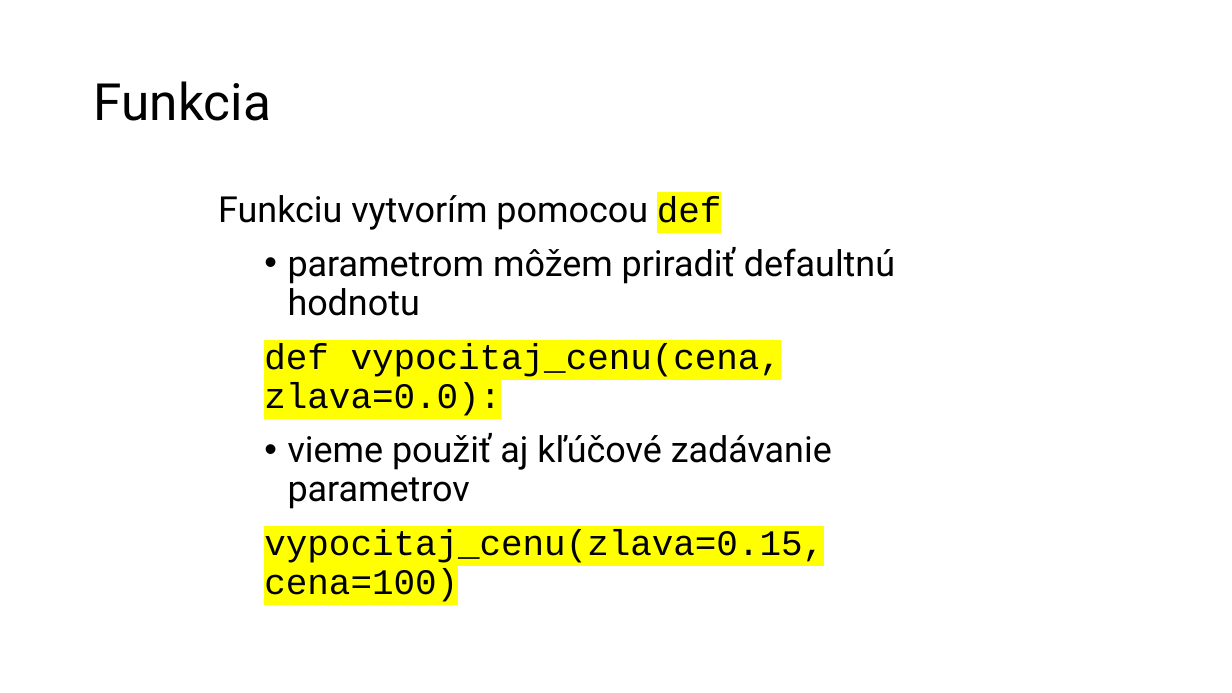
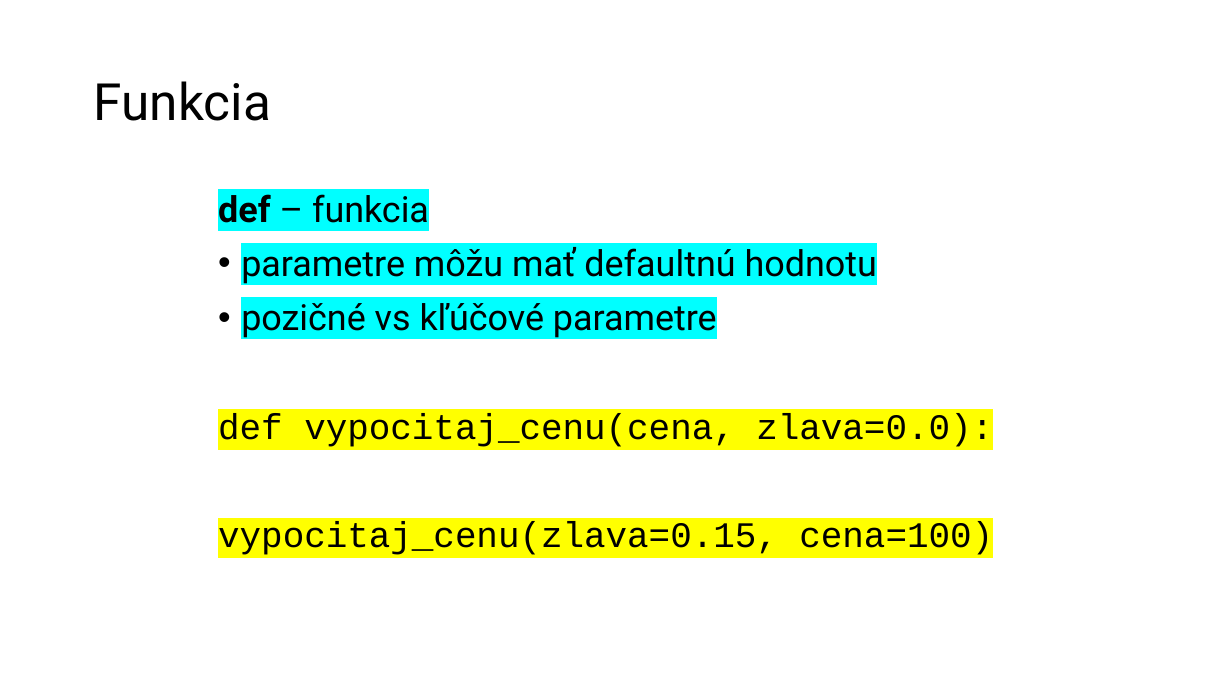
Before and after one commit to wagjo/oop, a slide deck: slide 5 of prezentacie/p02w.pptx. Drawn at 1232x693 pixels with LibreOffice and Linux fonts; fonts in the diff are those of the drawing. Boxes give left, top, right and bottom in pixels: in the first picture for what was removed or moved away, otherwise in the second. Text is boxed around its words. In the diff, an @@ line names an element or a change of style, - is before the commit and + after.

```diff
--- a/prezentacie/p02w.pptx
+++ b/prezentacie/p02w.pptx
@@ text at [218,194,877,338]: text changed @@
-Funkciu vytvorím pomocou def
-  • parametrom môžem priradiť defaultnú hodnotu
+def – funkcia
+• parametre môžu mať defaultnú hodnotu
+• pozičné vs kľúčové parametre
@@ text at [218,413,993,555]: list level 2 to 1 in "def vypocitaj_cenu(cena, zlava=0.0):"; list level 2 to 1 in "vypocitaj_cenu(zlava=0.15, cena=100)" @@
@@ text at [288,433,832,509]: paragraph removed @@
-  • vieme použiť aj kľúčové zadávanie parametrov
```
Also in this commit, not shown: 5 other slides changed, 2 other files.
